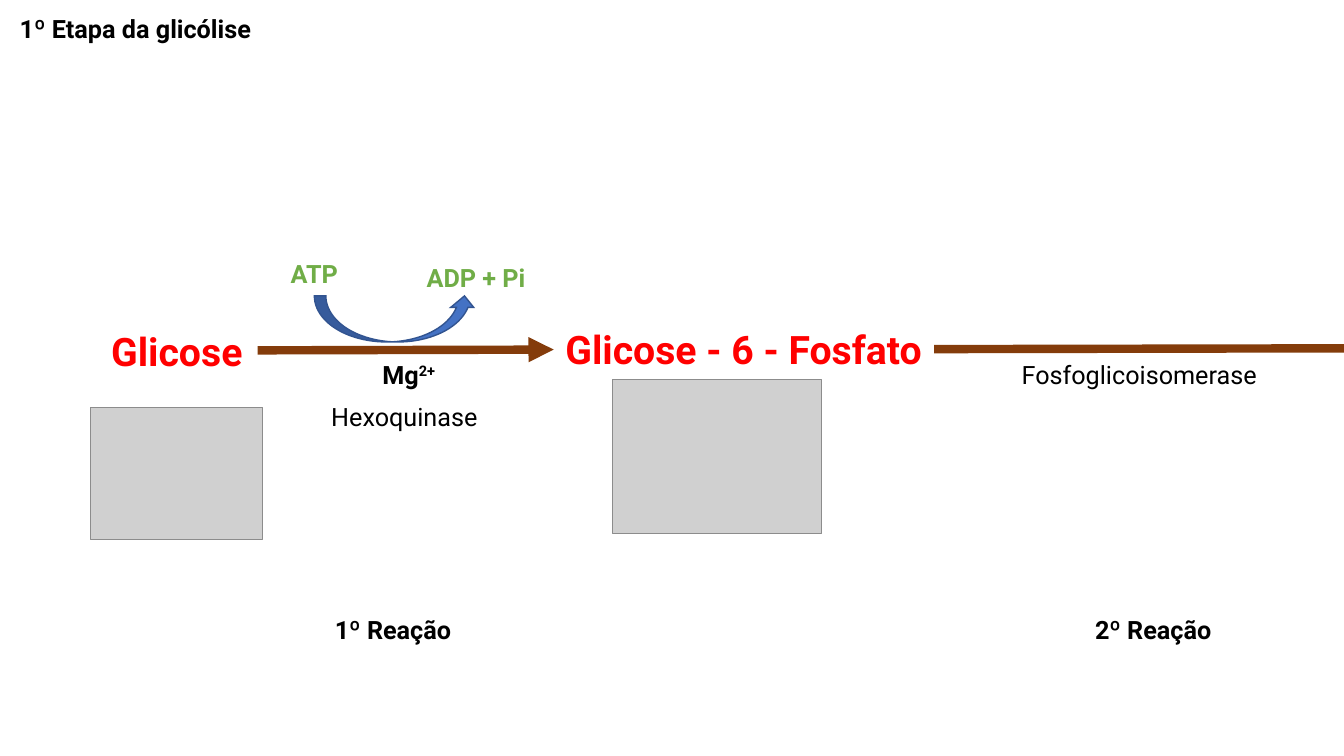
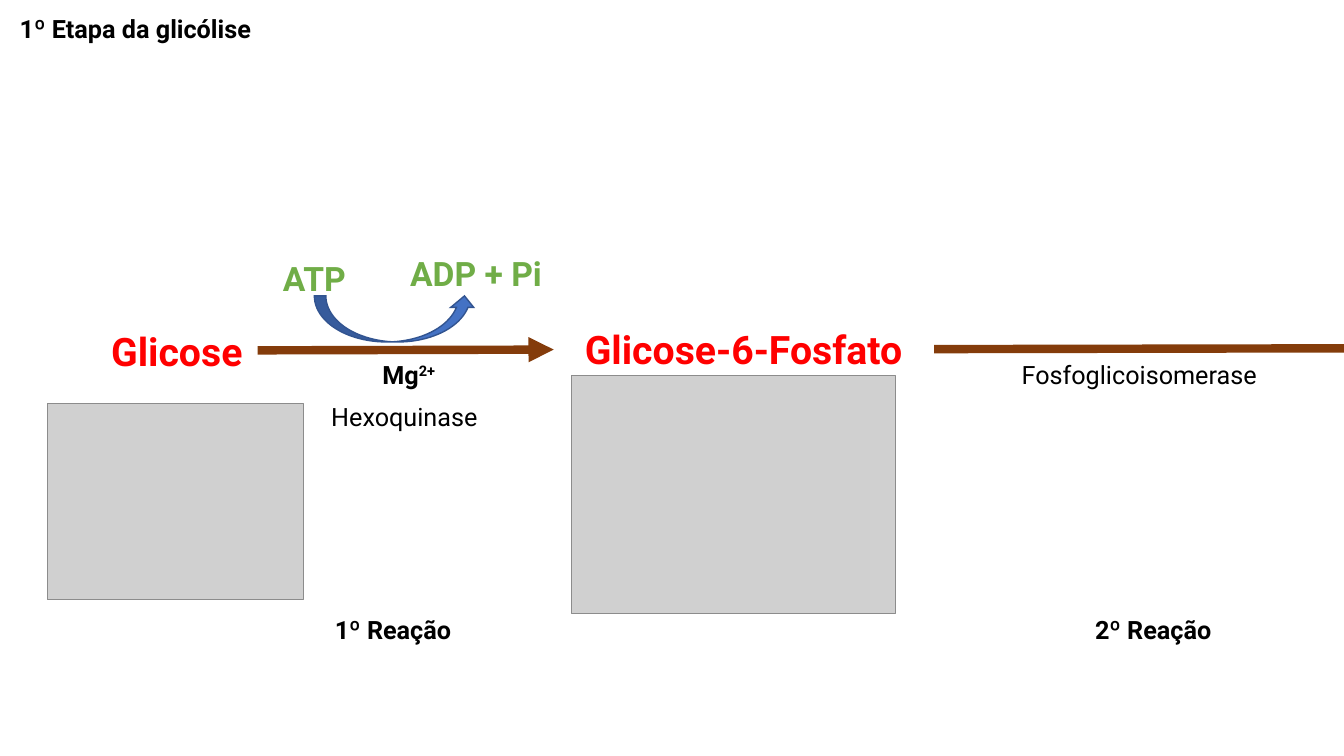
Before and after one commit to daniloasdotcom/Bioquimica-com-Danilo, a slide deck: slide 16 of static/aulas/glicolise.pptx. Drawn at 1344x756 pixels with LibreOffice and Linux fonts; fonts in the diff are those of the drawing; grey boxes stand for pictures. Boxes give left, top, right and bottom in pixels: in the first picture for what was removed or moved away, otherwise in the second. Text is boxed around its words. In the diff, an @@ line names an element or a change of style, - is before the commit and + after.

```diff
--- a/static/aulas/glicolise.pptx
+++ b/static/aulas/glicolise.pptx
@@ text "ATP" at box(283, 267, 346, 300): size 18 to 24 pt @@
@@ text "ADP + Pi": place and size @@
-text "ADP + Pi" at box(427, 268, 525, 287)
+text "ADP + Pi" at box(410, 261, 542, 286)
@@ text "ADP + Pi" at box(410, 261, 542, 286): size 18 to 24 pt @@
@@ text at box(585, 334, 902, 365): spaces changed @@
-Glicose - 6 - Fosfato
+Glicose-6-Fosfato
@@ picture: place and size @@
-picture at box(613, 380, 823, 534)
+picture at box(572, 375, 895, 613)
@@ picture: place and size @@
-picture at box(91, 407, 263, 539)
+picture at box(47, 403, 303, 600)
```
Also in this commit, not shown: 18 other slides changed, 1 other file.
